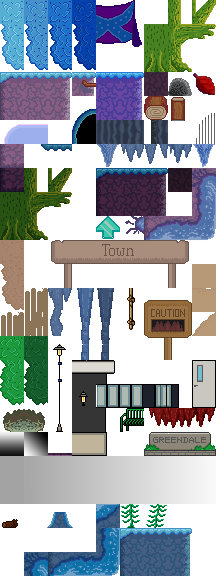
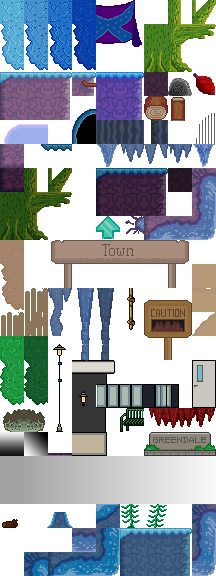
The second (216, 576) image is a revision of the first. Changes to its layers:
added layer "Layer 7" above "Group 2 copy" over (x1=72, y1=528, x2=96, y2=552)
added layer "Group 2 copy" above "Group 2" over (x1=192, y1=504, x2=216, y2=576)
